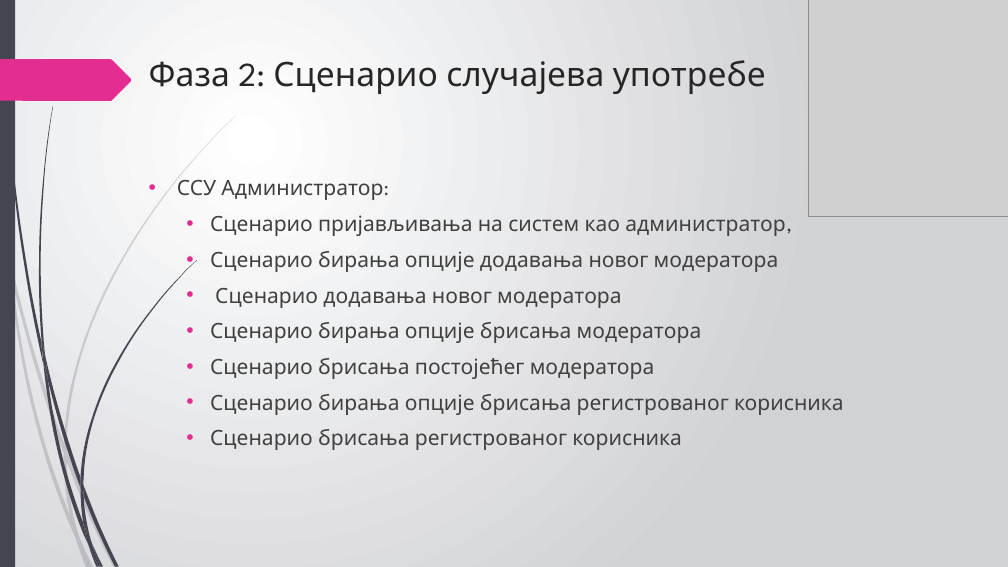
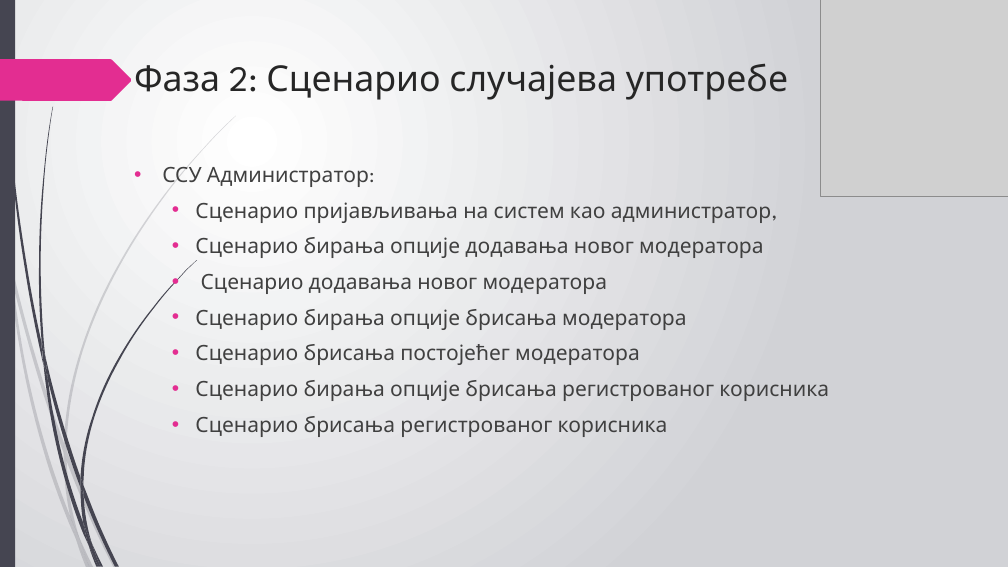
Before and after one commit to sanjaadrobnjak/psi-projekat, a slide deck: slide 3 of Dokumentacija/Mreza znanja.pptx. Drawn at 1008x567 pixels with LibreOffice and Linux fonts; fonts in the diff are those of the drawing; grey boxes stand for pictures. Boxes give left, top, right and bottom in pixels: in the first picture for what was removed or moved away, otherwise in the second. Text is boxed around its words. In the diff, an @@ line names an element or a change of style, - is before the commit and + after.

```diff
--- a/Dokumentacija/Mreza znanja.pptx
+++ b/Dokumentacija/Mreza znanja.pptx
@@ picture resized from (x1=808, y1=0, x2=1008, y2=217) to (x1=820, y1=0, x2=1008, y2=197) @@
@@ title "Фаза 2: Сценарио случајева употребе" moved from (x1=149, y1=60, x2=766, y2=94) to (x1=134, y1=63, x2=788, y2=100) @@
@@ title "Фаза 2: Сценарио случајева употребе" at (x1=134, y1=63, x2=788, y2=100): size 32 to 34 pt @@
@@ text "ССУ Администратор:" moved from (x1=177, y1=180, x2=844, y2=450) to (x1=162, y1=167, x2=829, y2=437) @@
```
Also in this commit, not shown: 10 other slides changed.
